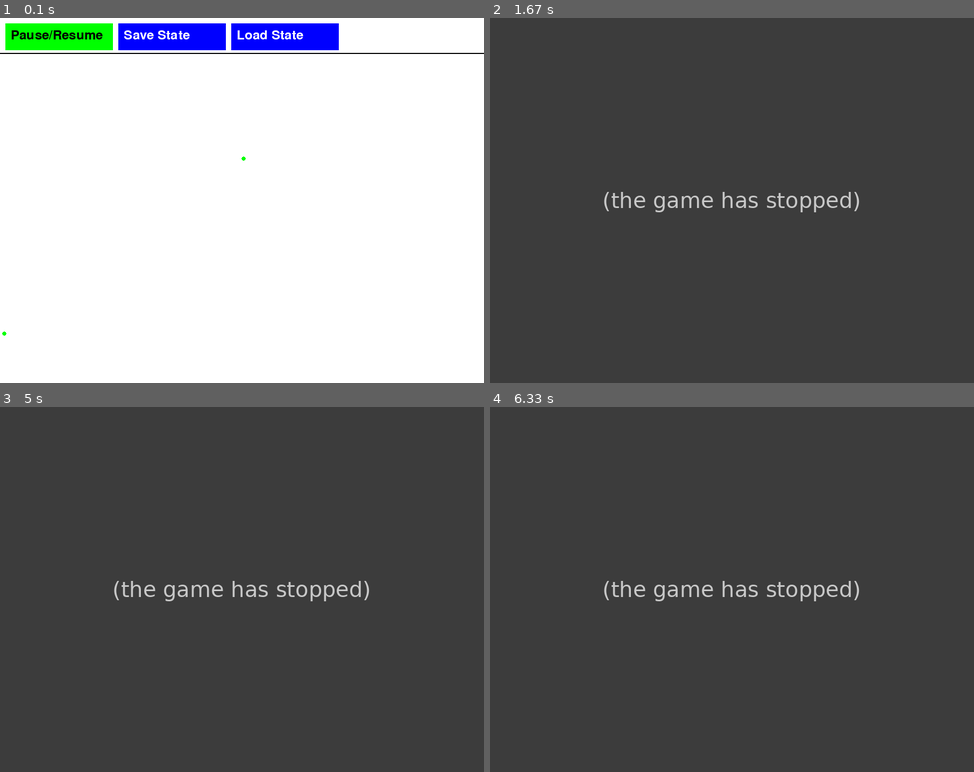
Above: before the commit, frames 1-4 (two rows, left to right).
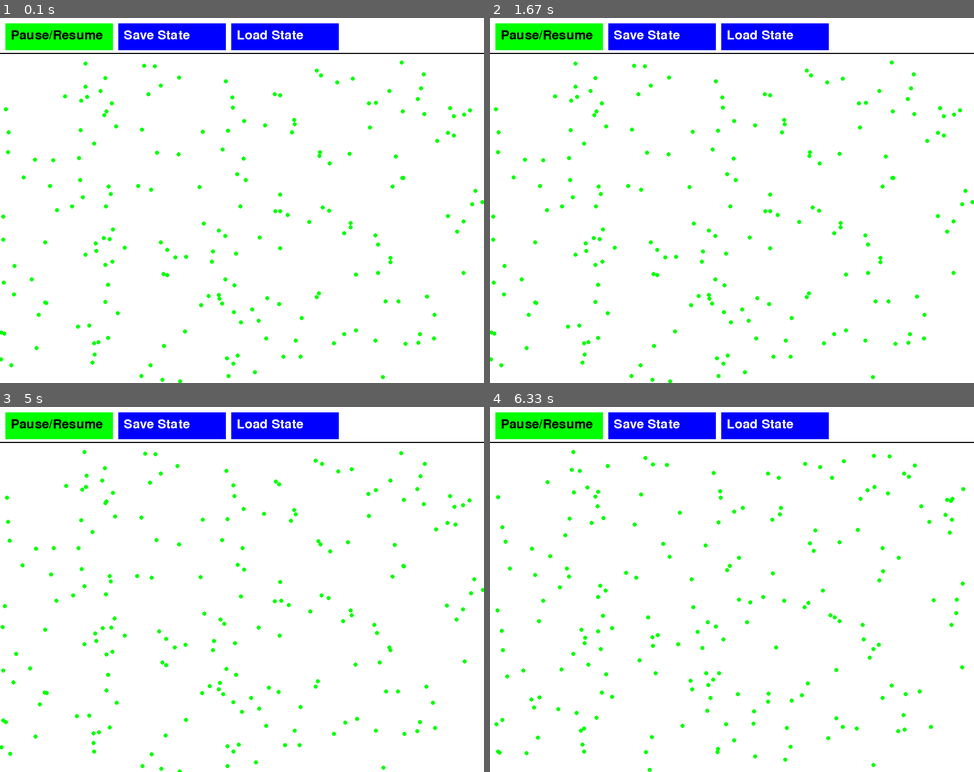
Above: after the commit, the same moments.

Repository: pryncypalka/TO_LAB3
Game: pygame game, started from main.py
The game is run twice, just before and just after one commit, with the same random seed, the same clock (stepped at 60 frames per second) and the same inputs.
Inputs:
- Up to frame 1 (0.1 s): no input
- Up to frame 2 (1.67 s): click "Load State" at 0.4 s
- Up to frame 3 (5 s): click "Save State" at 1.9 s; click "Load State" at 3.4 s; click "Pause/Resume" at 4.9 s
- Up to frame 4 (6.33 s): no input

The runs differ from the first frame. In frame 1, 1.4% of the frame differs, in the area x 0-100%, y 11-100%; in frame 2, 100%, in the area x 0-100%, y 0-100%; in frame 3, 100%; in frame 4, 100%.
Error before the commit: AttributeError: 'NoneType' object has no attribute 'get_individuals' (PyGameSimulation.py li...; the game stopped at 0.4 s (later frames are placeholders)

Commit message:
program complete hot fix population

Diff:
--- a/py_game_simulation/AppConfig.py
+++ b/py_game_simulation/AppConfig.py
@@ -10,7 +10,7 @@
         self.n = 20  # liczba wierszy obszaru
         self.m = 30  # liczba kolumn obszaru
         self.speed_limit = 2.5 # górny limit szybkości
-        self.initial_population_size = 2
+        self.initial_population_size = 200
         self.pixels_per_meters = 30
         self.frames_per_second = 25
         self.gap_for_buttons = 80
--- a/py_game_simulation/PyGameSimulation.py
+++ b/py_game_simulation/PyGameSimulation.py
@@ -23,6 +23,7 @@
         self.movement = Movement(self.population)
         self.infection = Infection()
         self.population_copy = None
+        self.load_enable = False
 
 
 
@@ -60,10 +61,13 @@
         self.population_copy = copy.deepcopy(self.population)
         for Individual in self.population.get_individuals():
             Individual.create_memento()
+        self.load_enable = True
 
 
     def load_simulation_state(self):
-        self.population = self.population_copy
+        if not self.load_enable:
+            return
+        self.population = copy.deepcopy(self.population_copy)
         self.movement.set_population(self.population)
         for Individual in self.population.get_individuals():
             Individual.restore_from_memento()
